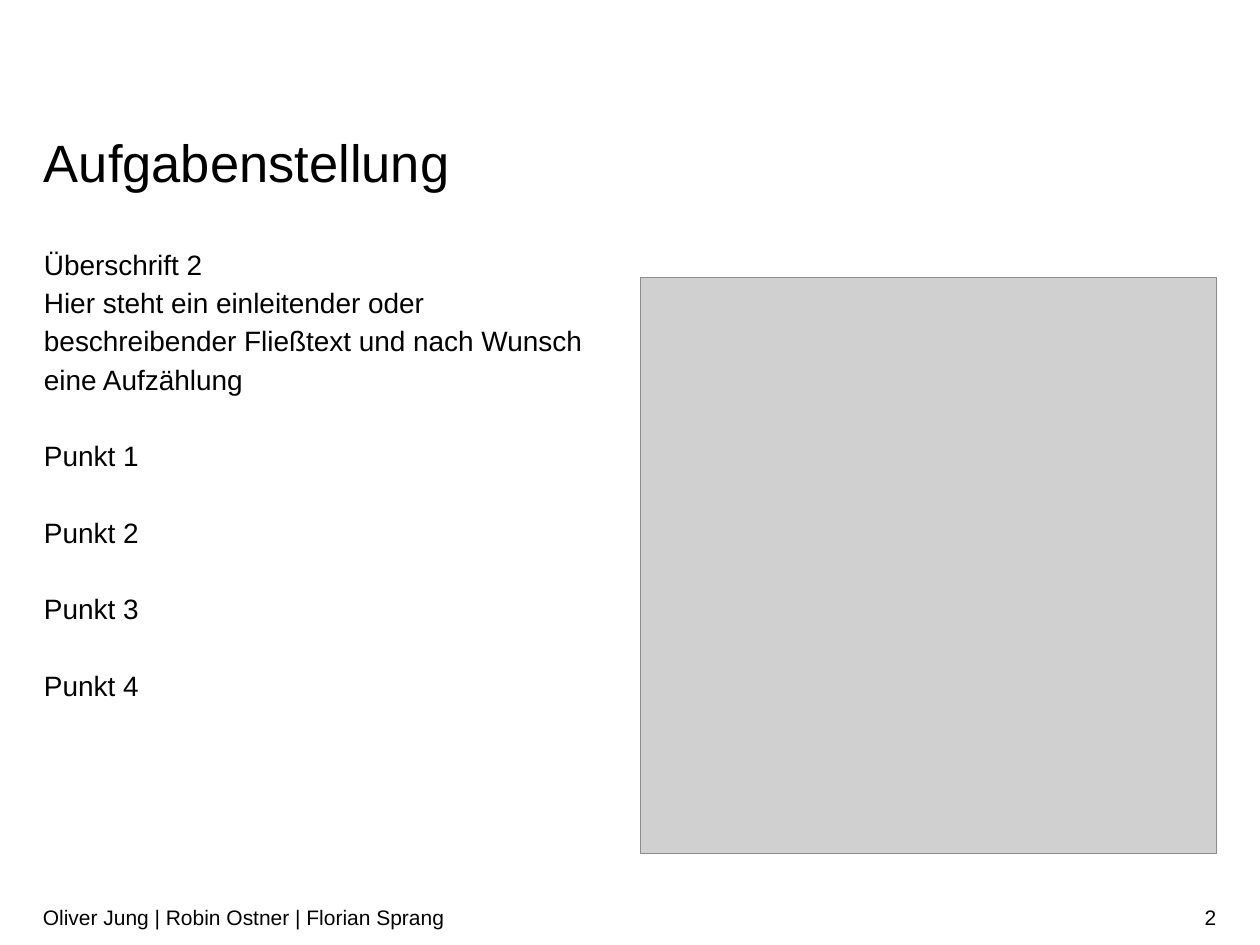
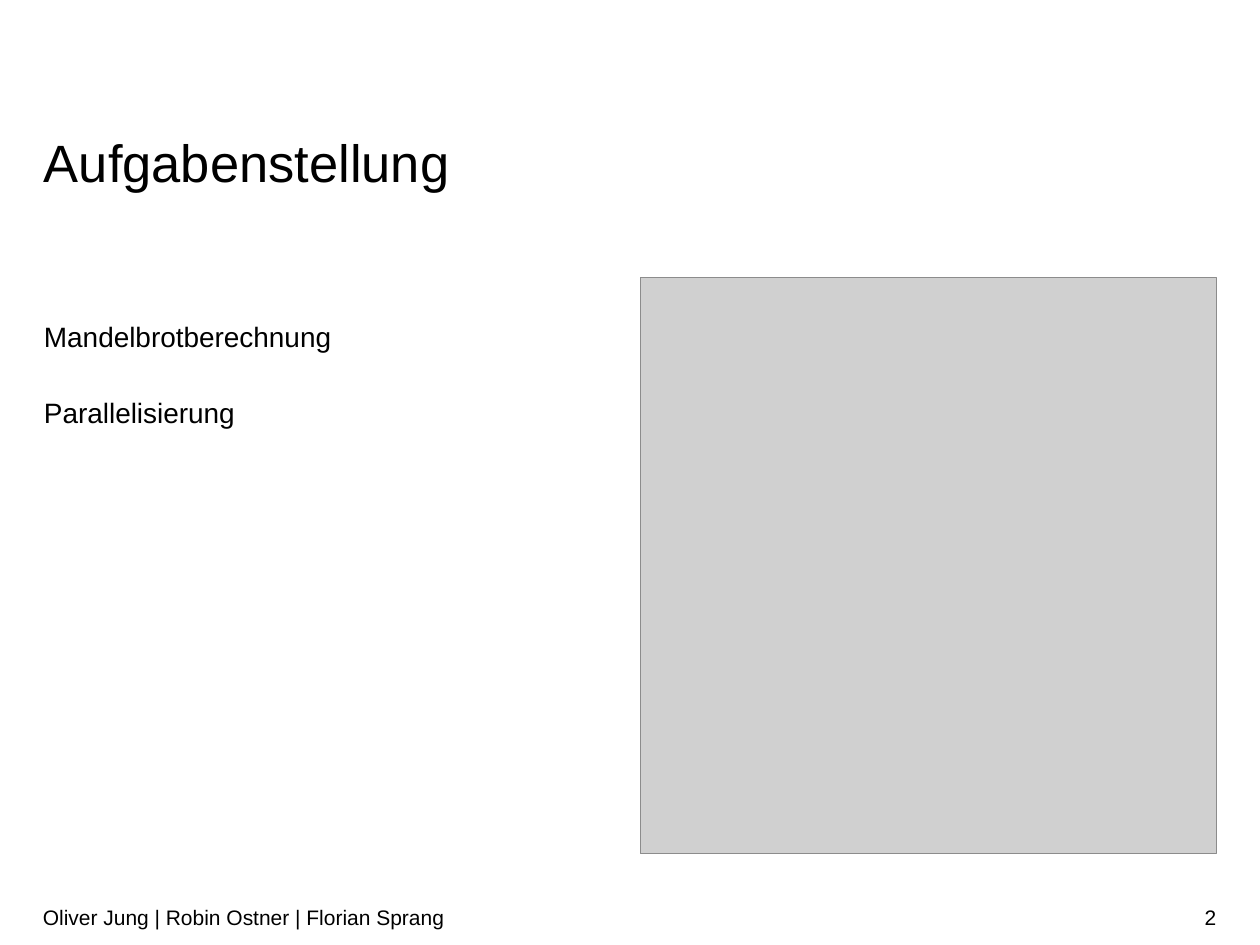
Before and after one commit to RobinOstner/IMGe, a slide deck: slide 2 of DONT TOUCH THIS !!!!!!!!!!!/Abgabe/Präsentation.pptx. Drawn at 1260x945 pixels with LibreOffice and Linux fonts; fonts in the diff are those of the drawing; grey boxes stand for pictures; background and template pictures are left out. Boxes give left, top, right and bottom in pixels: in the first picture for what was removed or moved away, otherwise in the second. Text is boxed around its words. In the diff, an @@ line names an element or a change of style, - is before the commit and + after.

```diff
--- a/DONT TOUCH THIS !!!!!!!!!!!/Abgabe/Präsentation.pptx
+++ b/DONT TOUCH THIS !!!!!!!!!!!/Abgabe/Präsentation.pptx
@@ text at bbox=[44, 326, 331, 428]: text changed @@
-Überschrift 2
-Hier steht ein einleitender oder beschreibender Fließtext und nach Wunsch eine Aufzählung
-Punkt 1
-Punkt 2
-Punkt 3
-Punkt 4
+Mandelbrotberechnung
+Parallelisierung
```
Also in this commit, not shown: 2 other files.
